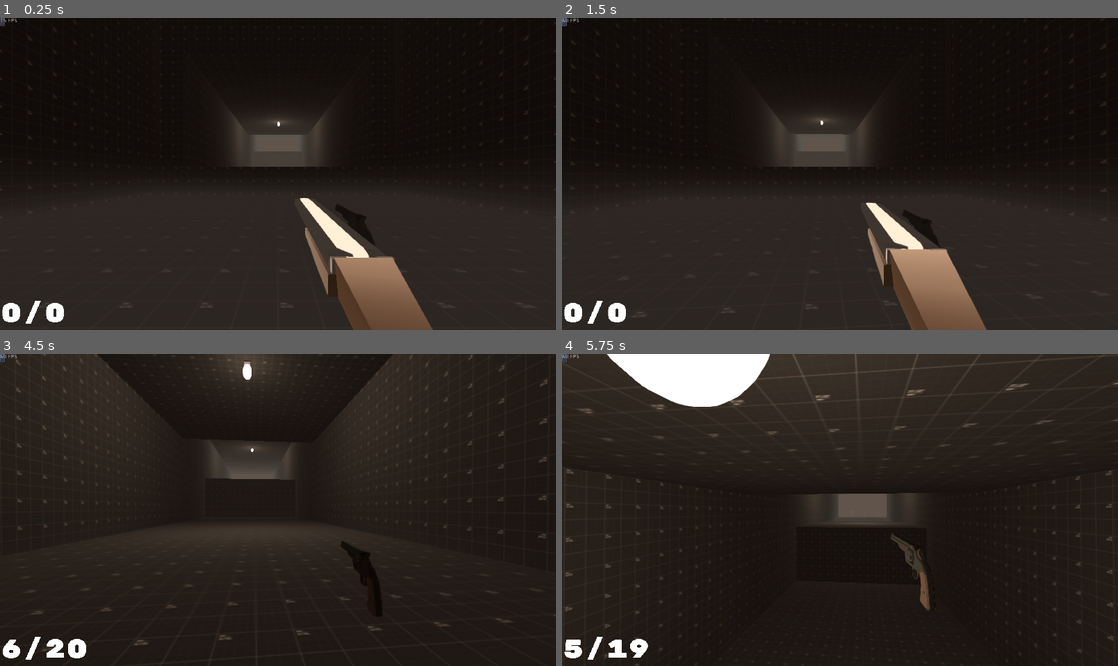
Above: before the commit, frames 1-4 (two rows, left to right).
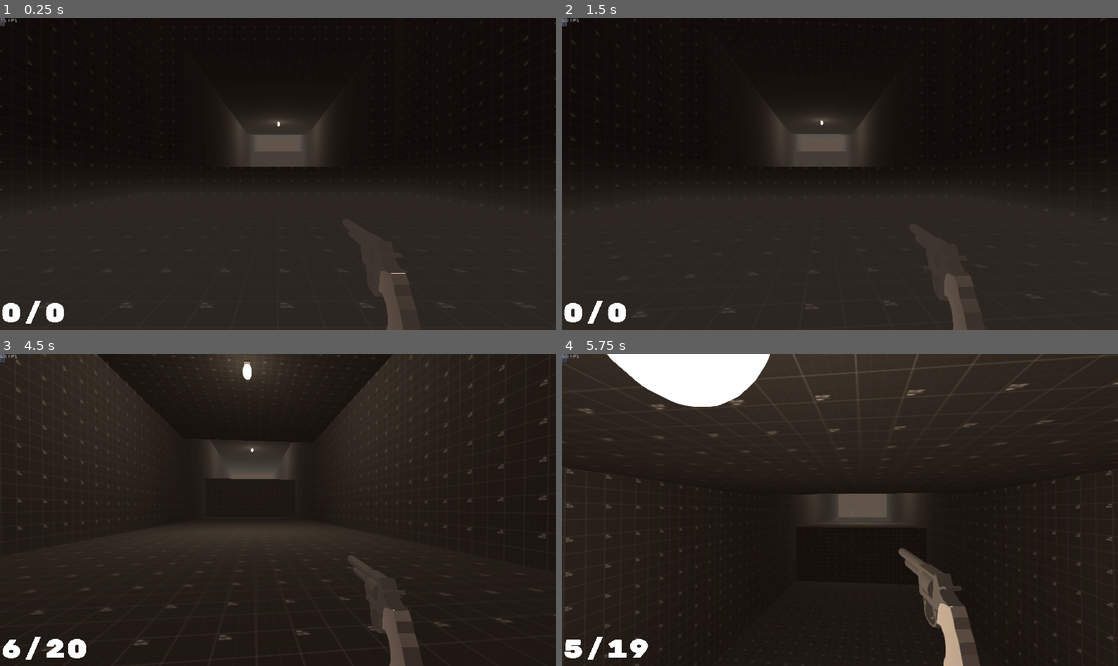
Above: after the commit, the same moments.

Repository: Loading64/Unrealimist
Game: Godot game, scene res://LVL1.tscn
Two runs of this game, one before a commit and one after it. Both use one fixed random seed, a clock stepped at 60 frames per second and the inputs below.
Inputs (mouse positions are in pixels of both pictures, inside the frame that each line leads up to):
- Up to frame 1 (0.25 s): no input
- Up to frame 2 (1.5 s): click (562, 21) at 0.5 s; tap Enter at 1.25 s; move the mouse to (867, 174) at 1.27 s; hold W (move_forward) from 1.28 s (still down); hold Middle mouse button (Dash) from 1.28 s (still down)
- Up to frame 3 (4.5 s): keep holding W (move_forward); tap Space (jump) at 1.52, 2.27, 3.77 s; move the mouse to (250, 510) at 2.02 s; release Middle mouse button (Dash) at 2.03 s; tap 5 (Explosive_Select) at 2.1 s; move the mouse to (289, 503) at 2.77 s; tap 6 (Long_Range_Select) at 2.85 s; move the mouse to (272, 516) at 3.52 s; tap 1 (Melee_Select) at 3.6 s; move the mouse to (316, 513) at 4.27 s; tap 2 (Pistol_Select) at 4.35 s
- Up to frame 4 (5.75 s): keep holding W (move_forward); tap Space (jump) at 4.52, 5.27 s; move the mouse to (795, 506) at 5.02 s; click (795, 506) at 5.1 s

The runs differ from the first frame. In frame 1, 4.1% of the frame differs, in the area x 53-78%, y 57-100%; in frame 2, 4.1%, in the area x 54-77%, y 59-100%; in frame 3, 1.4%; in frame 4, 2.1%.

Commit message:
ragdoll implimentation

Diff:
--- a/Badguy.gd
+++ b/Badguy.gd
@@ -1,9 +1,9 @@
 extends KinematicBody
 var enemy_health = 150
+var ragdoll = 0
+func _ragdoll():
+	print("ragdollactivate")
 
-func _ready():
-	pass # Replace with function body.
 func _process(delta):
 	if enemy_health <= 0:
-		print("enemy dead")
-		queue_free()
+		_ragdoll()
--- a/Badguy.tscn
+++ b/Badguy.tscn
@@ -6,9 +6,7 @@
 [sub_resource type="CapsuleShape" id=1]
 height = 2.59896
 
-[node name="Badguy" type="KinematicBody" groups=[
-"Enemy",
-]]
+[node name="Badguy" type="KinematicBody" groups=["Enemy"]]
 script = ExtResource( 1 )
 
 [node name="CollisionShape" type="CollisionShape" parent="."]
--- /dev/null
+++ b/FlatStanly.tscn
@@ -0,0 +1,22 @@
+[gd_scene load_steps=7 format=2]
+
+[ext_resource path="res://flatstanly/flatstanlyarm1.gltf" type="PackedScene" id=1]
+[ext_resource path="res://flatstanly/flatstanlychest.gltf" type="PackedScene" id=2]
+[ext_resource path="res://flatstanly/flatstanlyleg1.gltf" type="PackedScene" id=3]
+[ext_resource path="res://flatstanly/flatstanlyhead.gltf" type="PackedScene" id=4]
+[ext_resource path="res://flatstanly/flatstanlyarm2.gltf" type="PackedScene" id=5]
+[ext_resource path="res://flatstanly/flatstanlyleg2.gltf" type="PackedScene" id=6]
+
+[node name="Spatial" type="Spatial"]
+
+[node name="flatstanlyarm1" parent="." instance=ExtResource( 1 )]
+
+[node name="flatstanlychest" parent="." instance=ExtResource( 2 )]
+
+[node name="flatstanlyleg1" parent="." instance=ExtResource( 3 )]
+
+[node name="flatstanlyhead" parent="." instance=ExtResource( 4 )]
+
+[node name="flatstanlyarm2" parent="." instance=ExtResource( 5 )]
+
+[node name="flatstanlyleg2" parent="." instance=ExtResource( 6 )]
--- a/KinematicBody.gd
+++ b/KinematicBody.gd
@@ -105,7 +105,7 @@
 		head.rotation.x = clamp(head.rotation.x, deg2rad(-360), deg2rad(360))
 
 func update_weapon():
-	$"Head/HandLoc/doublebarrelshotgun".visible = false
+	$Head/HandLoc/doublebarrelshotgun.visible = false
 	$"Head/HandLoc/Revolver".visible = false
 	$"Head/HandLoc/Mas38".visible = false
 	$"Head/HandLoc/LAR".visible = false
@@ -345,7 +345,6 @@
 	air_acceleration = 1
 	pass # Replace with function body.
 
-
 func _on_GunTimer_timeout():
 	print("BULLETFIRED")
 	pass # Replace with function body.
@@ -353,18 +352,15 @@
 func _on_StateTimer_timeout():
 	pass # Replace with function body.
 
-
 func _on_DashTimer_timeout():
 	player_state = state.STANDING
 	pass # Replace with function body.
-
 
 func _on_Area_body_entered(body):
 	if body.name == "KinematicBody":
 		print("u die lol")
 		get_tree().quit()
 
-
 func _on_Area2_body_entered(body):
 	if body.name == "KinematicBody":
 		print("U win lol")
--- /dev/null
+++ b/Skeleton.gd
@@ -0,0 +1,8 @@
+extends Skeleton
+
+
+
+# Called every frame. 'delta' is the elapsed time since the previous frame.
+func _process(delta):
+	if get_owner().get_owner()._ragdoll() == true:
+		physical_bones_start_simulation()
--- a/enemy.tscn
+++ b/enemy.tscn
@@ -1,7 +1,299 @@
-[gd_scene load_steps=3 format=2]
+[gd_scene load_steps=20 format=2]
 
 [ext_resource path="res://texture/enemymodel/scene.gltf" type="PackedScene" id=1]
 [ext_resource path="res://enemyanimations.gd" type="Script" id=2]
+[ext_resource path="res://Skeleton.gd" type="Script" id=3]
+
+[sub_resource type="CapsuleShape" id=2]
+radius = 0.0878483
+height = 0.702787
+
+[sub_resource type="CapsuleShape" id=3]
+radius = 0.10249
+height = 0.819917
+
+[sub_resource type="CapsuleShape" id=4]
+radius = 0.117131
+height = 0.93705
+
+[sub_resource type="CapsuleShape" id=5]
+radius = 0.131772
+height = 1.05418
+
+[sub_resource type="CapsuleShape" id=6]
+radius = 0.0551633
+height = 0.441306
+
+[sub_resource type="CapsuleShape" id=7]
+radius = 0.301161
+height = 2.40929
+
+[sub_resource type="CapsuleShape" id=8]
+radius = 0.12035
+height = 0.962796
+
+[sub_resource type="CapsuleShape" id=9]
+radius = 0.249739
+height = 1.99791
+
+[sub_resource type="CapsuleShape" id=10]
+radius = 0.202442
+height = 1.61954
+
+[sub_resource type="CapsuleShape" id=11]
+radius = 0.12035
+height = 0.962796
+
+[sub_resource type="CapsuleShape" id=12]
+radius = 0.249783
+height = 1.99826
+
+[sub_resource type="CapsuleShape" id=13]
+radius = 0.202424
+height = 1.61939
+
+[sub_resource type="CapsuleShape" id=16]
+radius = 0.195738
+height = 1.5659
+
+[sub_resource type="CapsuleShape" id=17]
+radius = 0.0724157
+height = 0.579325
+
+[sub_resource type="CapsuleShape" id=20]
+radius = 0.196801
+height = 1.57441
+
+[sub_resource type="CapsuleShape" id=21]
+radius = 0.072288
+height = 0.578304
 
 [node name="scene" instance=ExtResource( 1 )]
 script = ExtResource( 2 )
+
+[node name="Skeleton" parent="Sketchfab_model/Racerfbx/Object_2/RootNode/Object_4" index="0"]
+script = ExtResource( 3 )
+
+[node name="Physical Bone mixamorig_Hips_00" type="PhysicalBone" parent="Sketchfab_model/Racerfbx/Object_2/RootNode/Object_4/Skeleton" index="3"]
+transform = Transform( 1, 0, 0, 0, 1, 0, 0, 0, 1, -0.105516, 10.7537, -0.690046 )
+joint_type = 1
+joint_offset = Transform( 1, 0, 0, 0, 1, 0, 0, 0, 1, 0, 0, 0.439242 )
+body_offset = Transform( 1, 0, 0, 0, 1, 0, 0, 0, 1, 0, 0, -0.439242 )
+bone_name = "mixamorig_Hips_00"
+joint_constraints/bias = 0.3
+joint_constraints/damping = 1.0
+joint_constraints/impulse_clamp = 0.0
+
+[node name="CollisionShape" type="CollisionShape" parent="Sketchfab_model/Racerfbx/Object_2/RootNode/Object_4/Skeleton/Physical Bone mixamorig_Hips_00" index="0"]
+transform = Transform( 1, 0, 0, 0, 0, 1, 0, -1, 0, 0, 0, 0 )
+shape = SubResource( 2 )
+
+[node name="Physical Bone mixamorig_Spine_01" type="PhysicalBone" parent="Sketchfab_model/Racerfbx/Object_2/RootNode/Object_4/Skeleton" index="4"]
+transform = Transform( 1, 0, 0, 0, 0.999971, 0.00760219, 0, -0.00760219, 0.999971, -0.105516, 11.6283, -0.769916 )
+joint_type = 1
+joint_offset = Transform( 1, 0, 0, 0, 1, 0, 0, 0, 1, 0, 0, 0.512448 )
+body_offset = Transform( 1, 0, 0, 0, 1, 0, 0, 0, 1, 0, 0, -0.512448 )
+bone_name = "mixamorig_Spine_01"
+joint_constraints/bias = 0.3
+joint_constraints/damping = 1.0
+joint_constraints/impulse_clamp = 0.0
+
+[node name="CollisionShape" type="CollisionShape" parent="Sketchfab_model/Racerfbx/Object_2/RootNode/Object_4/Skeleton/Physical Bone mixamorig_Spine_01" index="0"]
+transform = Transform( 1, 0, 0, 0, 0, 1, 0, -1, 0, 0, 0, 0 )
+shape = SubResource( 3 )
+
+[node name="Physical Bone mixamorig_Spine1_02" type="PhysicalBone" parent="Sketchfab_model/Racerfbx/Object_2/RootNode/Object_4/Skeleton" index="5"]
+transform = Transform( 1, 0, 0, 0, 0.999971, 0.0076022, 0, -0.0076022, 0.999971, -0.105516, 12.6526, -0.850913 )
+joint_type = 1
+joint_offset = Transform( 1, 0, 0, 0, 1, 0, 0, 0, 1, 0, -2.72717e-10, 0.585656 )
+body_offset = Transform( 1, 0, 0, 0, 1, 4.65661e-10, 0, -4.65661e-10, 1, 0, 0, -0.585656 )
+bone_name = "mixamorig_Spine1_02"
+joint_constraints/bias = 0.3
+joint_constraints/damping = 1.0
+joint_constraints/impulse_clamp = 0.0
+
+[node name="CollisionShape" type="CollisionShape" parent="Sketchfab_model/Racerfbx/Object_2/RootNode/Object_4/Skeleton/Physical Bone mixamorig_Spine1_02" index="0"]
+transform = Transform( 1, 0, 0, 0, 0, 1, 0, -1, 0, 0, 0, 0 )
+shape = SubResource( 4 )
+
+[node name="Physical Bone mixamorig_Spine2_03" type="PhysicalBone" parent="Sketchfab_model/Racerfbx/Object_2/RootNode/Object_4/Skeleton" index="6"]
+transform = Transform( 1, 0, 0, 0, 0.999971, 0.0076022, 0, -0.0076022, 0.999971, -0.105516, 13.8233, -0.933022 )
+joint_type = 1
+joint_offset = Transform( 1, 0, 0, 0, 1, 0, 0, 0, 1, 0, 9.53368e-07, 0.658862 )
+body_offset = Transform( 1, 0, 0, 0, 1, 4.65661e-10, 0, -4.65661e-10, 1, 0, -9.53674e-07, -0.658862 )
+bone_name = "mixamorig_Spine2_03"
+joint_constraints/bias = 0.3
+joint_constraints/damping = 1.0
+joint_constraints/impulse_clamp = 0.0
+
+[node name="CollisionShape" type="CollisionShape" parent="Sketchfab_model/Racerfbx/Object_2/RootNode/Object_4/Skeleton/Physical Bone mixamorig_Spine2_03" index="0"]
+transform = Transform( 1, 0, 0, 0, 0, 1, 0, -1, 0, 0, 0, 0 )
+shape = SubResource( 5 )
+
+[node name="Physical Bone mixamorig_Neck_04" type="PhysicalBone" parent="Sketchfab_model/Racerfbx/Object_2/RootNode/Object_4/Skeleton" index="7"]
+transform = Transform( 1, 0, 0, 0, 1, 0, 0, 0, 1, -0.105516, 15.146, -0.560013 )
+joint_type = 1
+joint_offset = Transform( 1, 0, 0, 0, 1, 0, 0, 0, 1, 0, 0, 0.275816 )
+body_offset = Transform( 1, 0, 0, 0, 1, 0, 0, 0, 1, 0, 0, -0.275816 )
+bone_name = "mixamorig_Neck_04"
+joint_constraints/bias = 0.3
+joint_constraints/damping = 1.0
+joint_constraints/impulse_clamp = 0.0
+
+[node name="CollisionShape" type="CollisionShape" parent="Sketchfab_model/Racerfbx/Object_2/RootNode/Object_4/Skeleton/Physical Bone mixamorig_Neck_04" index="0"]
+transform = Transform( 1, 0, 0, 0, 0, 1, 0, -1, 0, 0, 0, 0 )
+shape = SubResource( 6 )
+
+[node name="Physical Bone mixamorig_Head_05" type="PhysicalBone" parent="Sketchfab_model/Racerfbx/Object_2/RootNode/Object_4/Skeleton" index="8"]
+transform = Transform( 1, 0, 0, 0, 1, 0, 0, 0, 1, -0.105516, 17.4015, 0.110297 )
+joint_type = 1
+joint_offset = Transform( 1, 0, 0, 0, 1, 0, 0, 0, 1, 0, -1.73062, -0.224816 )
+body_offset = Transform( 1, 0, 0, 0, 1, 0, 0, 0, 1, 0, 1.73062, 0.224816 )
+bone_name = "mixamorig_Head_05"
+joint_constraints/bias = 0.3
+joint_constraints/damping = 1.0
+joint_constraints/impulse_clamp = 0.0
+
+[node name="CollisionShape" type="CollisionShape" parent="Sketchfab_model/Racerfbx/Object_2/RootNode/Object_4/Skeleton/Physical Bone mixamorig_Head_05" index="0"]
+transform = Transform( 1, 0, 0, 0, 0, 1, 0, -1, 0, 0, 0, 0 )
+shape = SubResource( 7 )
+
+[node name="Physical Bone mixamorig_LeftShoulder_07" type="PhysicalBone" parent="Sketchfab_model/Racerfbx/Object_2/RootNode/Object_4/Skeleton" index="9"]
+transform = Transform( -0.0015639, 0.923599, -0.383357, -0.00760762, -0.383357, -0.923569, -0.99997, 0.00147203, 0.00762589, 0.672993, 15.4718, -0.287899 )
+joint_type = 1
+joint_offset = Transform( 1, 0, 0, 0, 1, 0, 0, 0, 1, -5.82036e-08, 9.59547e-07, 0.601746 )
+body_offset = Transform( 1, -5.00586e-09, -2.32831e-09, 5.58794e-09, 1, -9.75888e-09, -9.31323e-10, 1.99161e-08, 1, 5.96046e-08, -9.53674e-07, -0.601746 )
+bone_name = "mixamorig_LeftShoulder_07"
+joint_constraints/bias = 0.3
+joint_constraints/damping = 1.0
+joint_constraints/impulse_clamp = 0.0
+
+[node name="CollisionShape" type="CollisionShape" parent="Sketchfab_model/Racerfbx/Object_2/RootNode/Object_4/Skeleton/Physical Bone mixamorig_LeftShoulder_07" index="0"]
+transform = Transform( 1, 0, 0, 0, 0, 1, 0, -1, 0, 0, 0, 0 )
+shape = SubResource( 8 )
+
+[node name="Physical Bone mixamorig_LeftArm_08" type="PhysicalBone" parent="Sketchfab_model/Racerfbx/Object_2/RootNode/Object_4/Skeleton" index="10"]
+transform = Transform( -0.0212865, 0.681642, -0.731377, -0.0551174, -0.731228, -0.6799, -0.998253, 0.0258388, 0.0531354, 2.4671, 14.1499, -0.347889 )
+joint_type = 1
+joint_offset = Transform( 1, 0, 0, 0, 1, 0, 0, 0, 1, -0.0635923, -0.843638, 0.464241 )
+body_offset = Transform( 1, -2.04891e-08, 1.37836e-07, -1.86265e-09, 0.999999, -5.404e-07, 3.72529e-09, -6.89412e-07, 1, 0.0635922, 0.843637, -0.464242 )
+bone_name = "mixamorig_LeftArm_08"
+joint_constraints/bias = 0.3
+joint_constraints/damping = 1.0
+joint_constraints/impulse_clamp = 0.0
+
+[node name="CollisionShape" type="CollisionShape" parent="Sketchfab_model/Racerfbx/Object_2/RootNode/Object_4/Skeleton/Physical Bone mixamorig_LeftArm_08" index="0"]
+transform = Transform( 1, 0, 0, 0, 0, 1, 0, -1, 0, 0, 0, 0 )
+shape = SubResource( 9 )
+
+[node name="Physical Bone mixamorig_LeftForeArm_09" type="PhysicalBone" parent="Sketchfab_model/Racerfbx/Object_2/RootNode/Object_4/Skeleton" index="11"]
+transform = Transform( -0.0161542, 0.670523, -0.741713, -0.0606208, -0.741102, -0.66865, -0.99803, 0.0341618, 0.0526195, 4.00695, 12.1516, -0.270271 )
+joint_type = 1
+joint_offset = Transform( 1, 0, 0, 0, 1, 0, 0, 0, 1, -0.0699412, -0.855045, 0.240757 )
+body_offset = Transform( 1, -8.19564e-08, -3.72529e-09, 0, 1, -4.28408e-08, 0, 1.09314e-07, 1, 0.0699412, 0.855045, -0.240757 )
+bone_name = "mixamorig_LeftForeArm_09"
+joint_constraints/bias = 0.3
+joint_constraints/damping = 1.0
+joint_constraints/impulse_clamp = 0.0
+
+[node name="CollisionShape" type="CollisionShape" parent="Sketchfab_model/Racerfbx/Object_2/RootNode/Object_4/Skeleton/Physical Bone mixamorig_LeftForeArm_09" index="0"]
+transform = Transform( 1, 0, 0, 0, 0, 1, 0, -1, 0, 0, 0, 0 )
+shape = SubResource( 10 )
+
+[node name="Physical Bone mixamorig_RightShoulder_011" type="PhysicalBone" parent="Sketchfab_model/Racerfbx/Object_2/RootNode/Object_4/Skeleton" index="12"]
+transform = Transform( -0.00475931, -0.923599, 0.38333, 0.00762691, -0.383357, -0.923569, 0.999959, -0.00147205, 0.00886879, -0.88401, 15.4718, -0.290419 )
+joint_type = 1
+joint_offset = Transform( 1, 0, 0, 0, 1, 0, 0, 0, 1, -2.98023e-08, 4.77319e-07, 0.601746 )
+body_offset = Transform( 1, -9.31323e-10, 0, -3.49246e-10, 1, -8.00355e-10, -9.31323e-10, 8.76025e-08, 1, 2.98023e-08, -4.76837e-07, -0.601746 )
+bone_name = "mixamorig_RightShoulder_011"
+joint_constraints/bias = 0.3
+joint_constraints/damping = 1.0
+joint_constraints/impulse_clamp = 0.0
+
+[node name="CollisionShape" type="CollisionShape" parent="Sketchfab_model/Racerfbx/Object_2/RootNode/Object_4/Skeleton/Physical Bone mixamorig_RightShoulder_011" index="0"]
+transform = Transform( 1, 0, 0, 0, 0, 1, 0, -1, 0, 0, 0, 0 )
+shape = SubResource( 11 )
+
+[node name="Physical Bone mixamorig_RightArm_012" type="PhysicalBone" parent="Sketchfab_model/Racerfbx/Object_2/RootNode/Object_4/Skeleton" index="13"]
+transform = Transform( -0.032053, -0.681522, 0.731093, 0.0733964, -0.731101, -0.678309, 0.996784, 0.0319177, 0.0734554, -2.67797, 13.5712, -0.378594 )
+joint_type = 1
+joint_offset = Transform( 1, 0, 0, 0, 1, 0, 0, 0, 1, 0.127023, -1.26526, 0.0750168 )
+body_offset = Transform( 0.999997, -9.68575e-08, -1.04308e-07, -4.47035e-08, 1, 8.28877e-07, 0, -2.85683e-07, 0.999998, -0.127022, 1.26526, -0.075017 )
+bone_name = "mixamorig_RightArm_012"
+joint_constraints/bias = 0.3
+joint_constraints/damping = 1.0
+joint_constraints/impulse_clamp = 0.0
+
+[node name="CollisionShape" type="CollisionShape" parent="Sketchfab_model/Racerfbx/Object_2/RootNode/Object_4/Skeleton/Physical Bone mixamorig_RightArm_012" index="0"]
+transform = Transform( 1, 0, 0, 0, 0, 1, 0, -1, 0, 0, 0, 0 )
+shape = SubResource( 12 )
+
+[node name="Physical Bone mixamorig_RightForeArm_013" type="PhysicalBone" parent="Sketchfab_model/Racerfbx/Object_2/RootNode/Object_4/Skeleton" index="14"]
+transform = Transform( -0.0331427, -0.670582, 0.741093, 0.0722276, -0.741167, -0.667422, 0.996837, 0.0314072, 0.0729991, -4.21729, 12.1502, -0.281012 )
+joint_type = 1
+joint_offset = Transform( 1, 0, 0, 0, 1, 0, 0, 0, 1, 0.0833332, -0.855126, 0.242078 )
+body_offset = Transform( 1, 3.72529e-08, -7.45058e-09, 1.00583e-07, 0.999998, -1.60653e-08, 8.9407e-08, 3.72529e-09, 1, -0.0833331, 0.855124, -0.242078 )
+bone_name = "mixamorig_RightForeArm_013"
+joint_constraints/bias = 0.3
+joint_constraints/damping = 1.0
+joint_constraints/impulse_clamp = 0.0
+
+[node name="CollisionShape" type="CollisionShape" parent="Sketchfab_model/Racerfbx/Object_2/RootNode/Object_4/Skeleton/Physical Bone mixamorig_RightForeArm_013" index="0"]
+transform = Transform( 1, 0, 0, 0, 0, 1, 0, -1, 0, 0, 0, 0 )
+shape = SubResource( 13 )
+
+[node name="Physical Bone mixamorig_LeftFoot_017" type="PhysicalBone" parent="Sketchfab_model/Racerfbx/Object_2/RootNode/Object_4/Skeleton" index="15"]
+transform = Transform( -0.982307, 0.187263, -0.00215837, -0.0986204, -0.507458, 0.856014, 0.159204, 0.841082, 0.516947, 1.71672, 0.602859, -1.08966 )
+joint_type = 1
+joint_offset = Transform( 1, 0, 0, 0, 1, 0, 0, 0, 1, -1.19209e-07, -1.78814e-06, 0.97869 )
+body_offset = Transform( 1, 0, 0, -2.98023e-08, 1, 0, 2.98023e-08, 5.96046e-08, 1, 1.19209e-07, 1.78814e-06, -0.97869 )
+bone_name = "mixamorig_LeftFoot_017"
+joint_constraints/bias = 0.3
+joint_constraints/damping = 1.0
+joint_constraints/impulse_clamp = 0.0
+
+[node name="CollisionShape" type="CollisionShape" parent="Sketchfab_model/Racerfbx/Object_2/RootNode/Object_4/Skeleton/Physical Bone mixamorig_LeftFoot_017" index="0"]
+transform = Transform( 1, 0, 0, 0, 0, 1, 0, -1, 0, 0, 0, 0 )
+shape = SubResource( 16 )
+
+[node name="Physical Bone mixamorig_LeftToeBase_018" type="PhysicalBone" parent="Sketchfab_model/Racerfbx/Object_2/RootNode/Object_4/Skeleton" index="16"]
+transform = Transform( -0.982103, 0.153595, -0.109002, -0.114277, -0.0259105, 0.993108, 0.149713, 0.987792, 0.0429992, 2.12062, 0.0877616, 1.04702 )
+joint_type = 1
+joint_offset = Transform( 1, 0, 0, 0, 1, 0, 0, 0, 1, -5.97733e-07, -2.69769e-09, 0.362079 )
+body_offset = Transform( 1, -1.93715e-07, 4.65661e-09, 2.98023e-08, 0.999998, 7.45058e-09, -1.95578e-08, 2.6077e-08, 0.999997, 5.96046e-07, 0, -0.362078 )
+bone_name = "mixamorig_LeftToeBase_018"
+joint_constraints/bias = 0.3
+joint_constraints/damping = 1.0
+joint_constraints/impulse_clamp = 0.0
+
+[node name="CollisionShape" type="CollisionShape" parent="Sketchfab_model/Racerfbx/Object_2/RootNode/Object_4/Skeleton/Physical Bone mixamorig_LeftToeBase_018" index="0"]
+transform = Transform( 1, 0, 0, 0, 0, 1, 0, -1, 0, 0, 0, 0 )
+shape = SubResource( 17 )
+
+[node name="Physical Bone mixamorig_RightFoot_022" type="PhysicalBone" parent="Sketchfab_model/Racerfbx/Object_2/RootNode/Object_4/Skeleton" index="17"]
+transform = Transform( -0.982496, -0.186247, 0.0030568, 0.0983374, -0.504677, 0.857687, -0.158199, 0.842976, 0.51416, -1.92865, 0.596658, -1.10002 )
+joint_type = 1
+joint_offset = Transform( 1, 0, 0, 0, 1, 0, 0, 0, 1, 1.09297e-06, -1.12963e-06, 0.984003 )
+body_offset = Transform( 0.999998, -1.19209e-07, -1.41561e-07, 7.45058e-08, 0.999997, 1.78814e-07, -5.21541e-08, -2.38419e-07, 0.999998, -9.53674e-07, 9.53674e-07, -0.984001 )
+bone_name = "mixamorig_RightFoot_022"
+joint_constraints/bias = 0.3
+joint_constraints/damping = 1.0
+joint_constraints/impulse_clamp = 0.0
+
+[node name="CollisionShape" type="CollisionShape" parent="Sketchfab_model/Racerfbx/Object_2/RootNode/Object_4/Skeleton/Physical Bone mixamorig_RightFoot_022" index="0"]
+transform = Transform( 1, 0, 0, 0, 0, 1, 0, -1, 0, 0, 0, 0 )
+shape = SubResource( 20 )
+
+[node name="Physical Bone mixamorig_RightToeBase_023" type="PhysicalBone" parent="Sketchfab_model/Racerfbx/Object_2/RootNode/Object_4/Skeleton" index="18"]
+transform = Transform( -0.982329, -0.153862, 0.106573, 0.111832, -0.0259097, 0.993389, -0.150084, 0.987753, 0.0426585, -2.3307, 0.0883637, 1.04948 )
+joint_type = 1
+joint_offset = Transform( 1, 0, 0, 0, 1, 0, 0, 0, 1, 4.72461e-07, 1.19209e-07, 0.361441 )
+body_offset = Transform( 1, 2.98023e-08, 1.21072e-08, -2.83122e-07, 1, 0, -1.39698e-08, -3.72529e-09, 1, -4.76837e-07, -1.19209e-07, -0.361441 )
+bone_name = "mixamorig_RightToeBase_023"
+joint_constraints/bias = 0.3
+joint_constraints/damping = 1.0
+joint_constraints/impulse_clamp = 0.0
+
+[node name="CollisionShape" type="CollisionShape" parent="Sketchfab_model/Racerfbx/Object_2/RootNode/Object_4/Skeleton/Physical Bone mixamorig_RightToeBase_023" index="0"]
+transform = Transform( 1, 0, 0, 0, 0, 1, 0, -1, 0, 0, 0, 0 )
+shape = SubResource( 21 )
--- a/movementcamera.tscn
+++ b/movementcamera.tscn
@@ -142,6 +142,7 @@
 
 [node name="doublebarrelshotgun" parent="Head/HandLoc" instance=ExtResource( 5 )]
 transform = Transform( 0.2, 0, 0, 0, 0.2, 0, 0, 0, 0.2, -0.1, 0.142857, 0 )
+visible = false
 
 [node name="Cube001" parent="Head/HandLoc/doublebarrelshotgun" index="5"]
 transform = Transform( 0.2, 0, 0, 0, 0.0503237, 0.39691, 0, -0.0062114, 1.57569, 0, 0.29, -0.82 )
--- a/revolver.tscn
+++ b/revolver.tscn
@@ -1,8 +1,5 @@
 [gd_scene load_steps=2 format=2]
 
-[ext_resource path="res://RevolverModel/Revolver.gltf" type="PackedScene" id=1]
+[ext_resource path="res://Revolver.gltf" type="PackedScene" id=1]
 
 [node name="Revolver" instance=ExtResource( 1 )]
-
-[node name="Armature" parent="RootNode (gltf orientation matrix)/RootNode (model correction matrix)/fcdd44e032bd4565b5e8827f7c9f6f18fbx/RootNode" index="2"]
-transform = Transform( 1, 0, 0, 0, -4.37114e-08, 1, 0, -1, -4.37114e-08, 0, 0, 0 )
Not shown, added: flatstanly/flatstanlyarm1.gltf
Not shown, added: flatstanly/flatstanlyarm1.gltf.import
Not shown, added: flatstanly/flatstanlyarm2.gltf
Not shown, added: flatstanly/flatstanlyarm2.gltf.import
Not shown, added: flatstanly/flatstanlychest.gltf
Not shown, added: flatstanly/flatstanlychest.gltf.import
Not shown, added: flatstanly/flatstanlyhead.gltf
Not shown, added: flatstanly/flatstanlyhead.gltf.import
Not shown, added: flatstanly/flatstanlyleg1.gltf
Not shown, added: flatstanly/flatstanlyleg1.gltf.import
Not shown, added: flatstanly/flatstanlyleg2.gltf
Not shown, added: flatstanly/flatstanlyleg2.gltf.import
